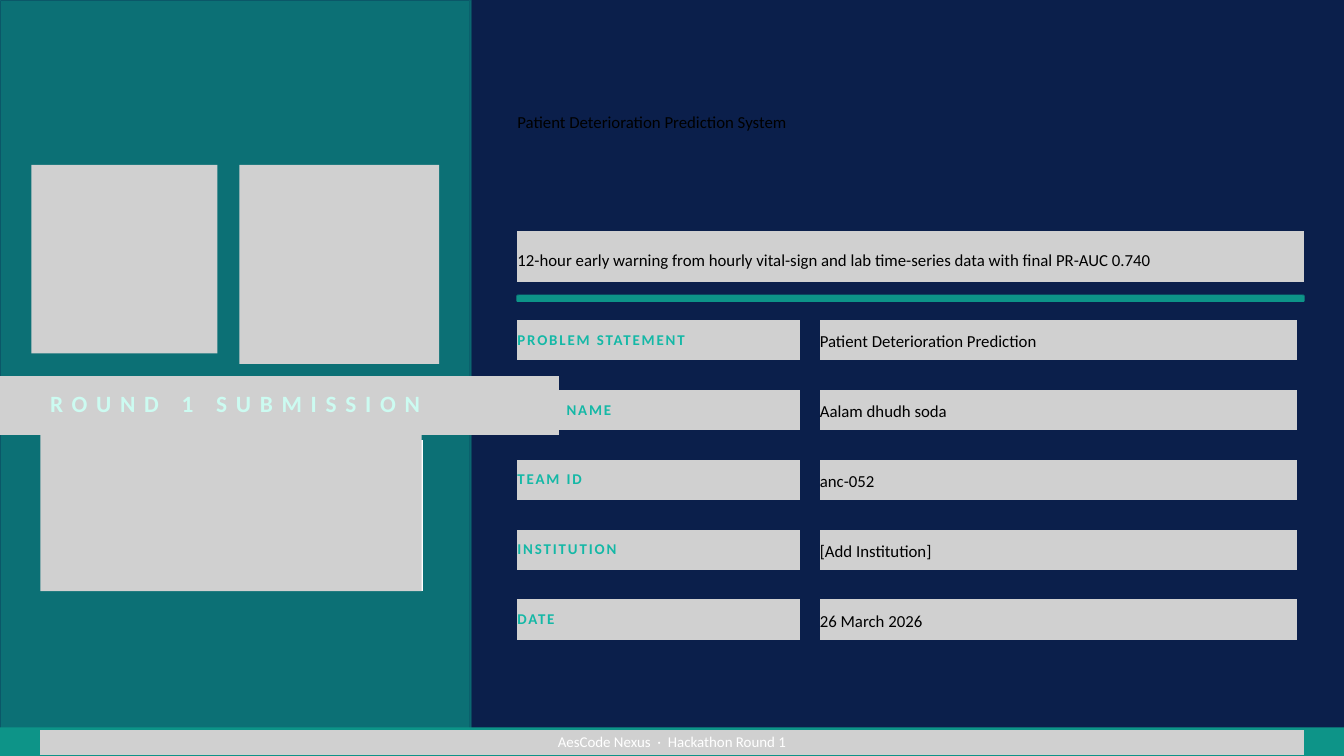
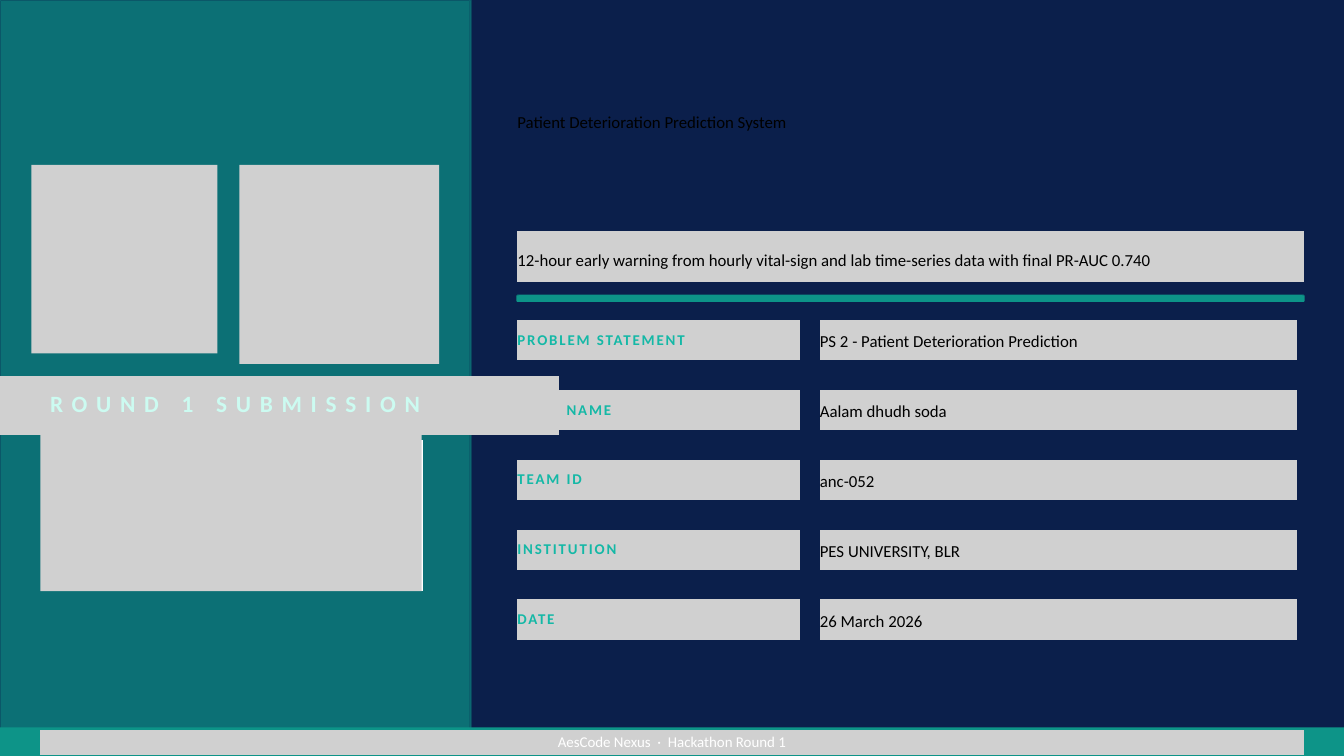
Before and after one commit to Aryamanseven/Patient-Deterioration-Prediction-System, a slide deck: slide 1 of submission/AesCodeNexus_Round1_Submission_Final_Technical_Patient_Deterioration_TeamReady.pptx. Drawn at 1344x756 pixels with LibreOffice and Linux fonts; fonts in the diff are those of the drawing; grey boxes stand for pictures. Boxes give left, top, right and bottom in pixels: in the first picture for what was removed or moved away, otherwise in the second. Text is boxed around its words. In the diff, an @@ line names an element or a change of style, - is before the commit and + after.

```diff
--- a/submission/AesCodeNexus_Round1_Submission_Final_Technical_Patient_Deterioration_TeamReady.pptx
+++ b/submission/AesCodeNexus_Round1_Submission_Final_Technical_Patient_Deterioration_TeamReady.pptx
@@ text at <box>820,335,1077,347</box>: text changed @@
-Patient Deterioration Prediction
+PS 2 - Patient Deterioration Prediction
@@ text at <box>820,546,960,559</box>: text changed @@
-[Add Institution]
+PES UNIVERSITY, BLR
```
Also in this commit, not shown: 1 other slide changed.
